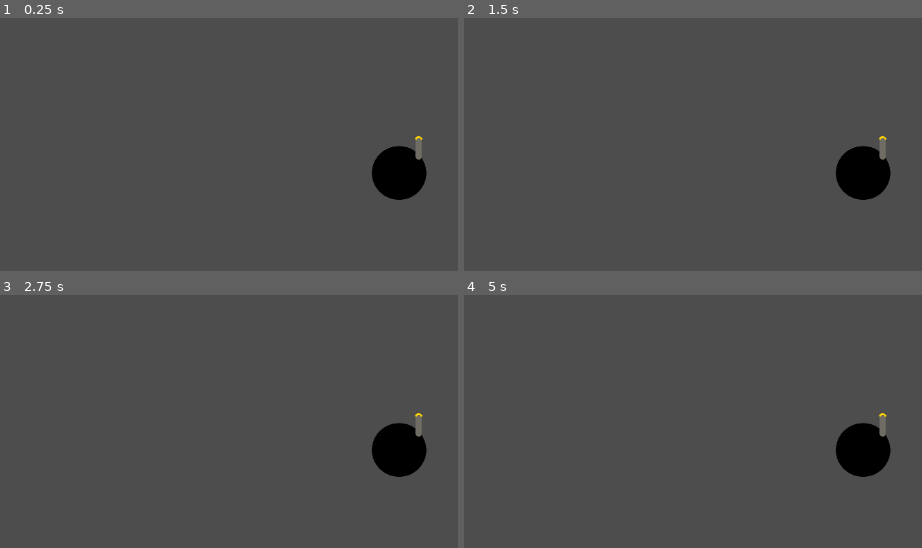
Above: before the commit, frames 1-4 (two rows, left to right).
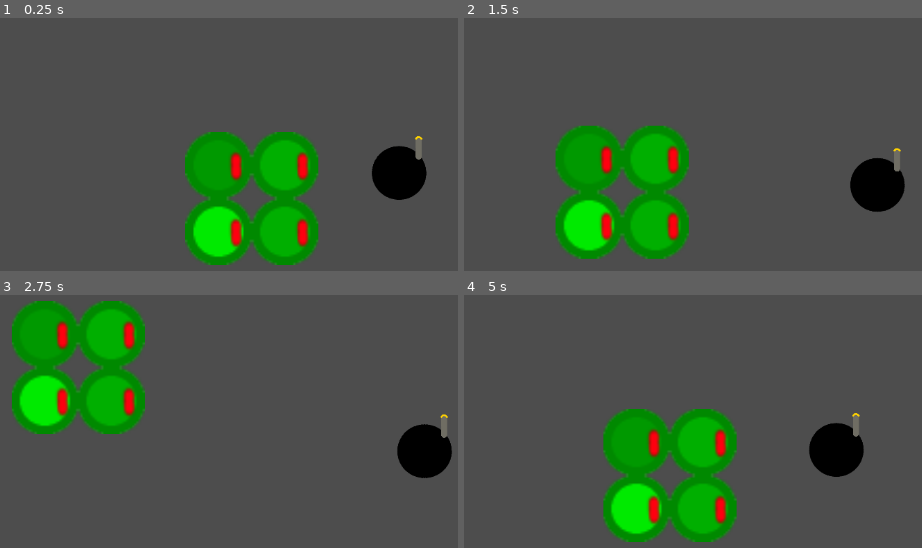
Above: after the commit, the same moments.

Repository: Ambershope/Godot-playground
Game: Godot game, scene res://Scenes/Game.tscn
The game is run twice, just before and just after one commit, with the same random seed, the same clock (stepped at 60 frames per second) and the same inputs.
Inputs:
- Up to frame 1 (0.25 s): no input
- Up to frame 2 (1.5 s): tap Enter at 0.5 s; hold D (Right) 0.53-1.28 s; hold S (Down) from 1.28 s (still down)
- Up to frame 3 (2.75 s): release S (Down) at 2.03 s; hold D (Right) from 2.03 s (still down)
- Up to frame 4 (5 s): release D (Right) at 2.78 s; hold W (Up) 2.78-3.53 s; hold A (Left) from 3.53 s (still down)

The runs differ from the first frame. In frame 1, 13% of the frame differs, in the area x 40-70%, y 45-98%; in frame 2, 15%; in frame 3, 15%; in frame 4, 15%, in the area x 30-94%, y 45-98%.

Commit message:
basic player movement

Diff:
--- a/Scenes/Game.tscn
+++ b/Scenes/Game.tscn
@@ -1,10 +1,26 @@
-[gd_scene load_steps=2 format=3 uid="uid://bkxyewpl5xene"]
+[gd_scene load_steps=4 format=3 uid="uid://bkxyewpl5xene"]
 
 [ext_resource type="PackedScene" uid="uid://b5nmi6t72u118" path="res://Scenes/Main charecter.tscn" id="1_aacbh"]
+[ext_resource type="Texture2D" uid="uid://d2rbpqcbic5yj" path="res://Assets/DevArt/CharacterTMP.png" id="2_ekryg"]
+
+[sub_resource type="RectangleShape2D" id="RectangleShape2D_mq0vq"]
+size = Vector2(67, 65)
 
 [node name="Game" type="Node2D"]
 
 [node name="Player" parent="." instance=ExtResource("1_aacbh")]
 
-[node name="Camera2D" type="Camera2D" parent="."]
+[node name="Camera2D2" type="Camera2D" parent="Player"]
 zoom = Vector2(3, 3)
+position_smoothing_enabled = true
+
+[node name="StaticBody2D" type="StaticBody2D" parent="."]
+position = Vector2(-24, -8)
+
+[node name="Sprite2D" type="Sprite2D" parent="StaticBody2D"]
+position = Vector2(-47, 20)
+texture = ExtResource("2_ekryg")
+
+[node name="CollisionShape2D" type="CollisionShape2D" parent="StaticBody2D"]
+position = Vector2(-47.5, 20.5)
+shape = SubResource("RectangleShape2D_mq0vq")
--- a/Scripts/Player_Movement.gd
+++ b/Scripts/Player_Movement.gd
@@ -1,13 +1,22 @@
 extends CharacterBody2D
 
 
-@export var maxSpeed: float = 100
-@export var acceleraton: float = 10
+const maxSpeed = 70
+const acceleraton = 10
 
-# Get the gravity from the project settings to be synced with RigidBody nodes.
-var gravity = ProjectSettings.get_setting("physics/2d/default_gravity")
+var input: Vector2
 
+func calcMovementVector():
+	input.x = Input.get_action_strength("Right") - Input.get_action_strength("Left")
+	input.y = Input.get_action_strength("Down") - Input.get_action_strength("Up")
+	return input.normalized()
+
+func processMovementVector(delta):
+	var playerVector = calcMovementVector()
+
+	velocity = lerp(velocity, playerVector * maxSpeed, delta * acceleraton)
+
+	move_and_slide()
 
 func _physics_process(delta):
-	var direction: Vector2 = Input.get_vector("Up", "Down", "Left", "Right")
-	move_and_slide()
+	processMovementVector(delta)
--- a/project.godot
+++ b/project.godot
@@ -15,25 +15,37 @@
 config/features=PackedStringArray("4.2", "Forward Plus")
 config/icon="res://icon.svg"
 
+[display]
+
+window/vsync/vsync_mode=0
+
 [input]
 
 Up={
 "deadzone": 0.5,
 "events": [Object(InputEventKey,"resource_local_to_scene":false,"resource_name":"","device":-1,"window_id":0,"alt_pressed":false,"shift_pressed":false,"ctrl_pressed":false,"meta_pressed":false,"pressed":false,"keycode":0,"physical_keycode":87,"key_label":0,"unicode":119,"echo":false,"script":null)
+, Object(InputEventKey,"resource_local_to_scene":false,"resource_name":"","device":0,"window_id":0,"alt_pressed":false,"shift_pressed":false,"ctrl_pressed":false,"meta_pressed":false,"pressed":false,"keycode":0,"physical_keycode":4194320,"key_label":0,"unicode":0,"echo":false,"script":null)
 ]
 }
 Left={
 "deadzone": 0.5,
 "events": [Object(InputEventKey,"resource_local_to_scene":false,"resource_name":"","device":-1,"window_id":0,"alt_pressed":false,"shift_pressed":false,"ctrl_pressed":false,"meta_pressed":false,"pressed":false,"keycode":0,"physical_keycode":65,"key_label":0,"unicode":97,"echo":false,"script":null)
+, Object(InputEventKey,"resource_local_to_scene":false,"resource_name":"","device":0,"window_id":0,"alt_pressed":false,"shift_pressed":false,"ctrl_pressed":false,"meta_pressed":false,"pressed":false,"keycode":0,"physical_keycode":4194319,"key_label":0,"unicode":0,"echo":false,"script":null)
 ]
 }
 Right={
 "deadzone": 0.5,
-"events": [Object(InputEventKey,"resource_local_to_scene":false,"resource_name":"","device":-1,"window_id":0,"alt_pressed":false,"shift_pressed":false,"ctrl_pressed":false,"meta_pressed":false,"pressed":false,"keycode":68,"physical_keycode":68,"key_label":68,"unicode":100,"echo":false,"script":null)
+"events": [Object(InputEventKey,"resource_local_to_scene":false,"resource_name":"","device":0,"window_id":0,"alt_pressed":false,"shift_pressed":false,"ctrl_pressed":false,"meta_pressed":false,"pressed":false,"keycode":0,"physical_keycode":4194321,"key_label":0,"unicode":0,"echo":false,"script":null)
+, Object(InputEventKey,"resource_local_to_scene":false,"resource_name":"","device":-1,"window_id":0,"alt_pressed":false,"shift_pressed":false,"ctrl_pressed":false,"meta_pressed":false,"pressed":false,"keycode":0,"physical_keycode":68,"key_label":0,"unicode":100,"echo":false,"script":null)
 ]
 }
 Down={
 "deadzone": 0.5,
 "events": [Object(InputEventKey,"resource_local_to_scene":false,"resource_name":"","device":-1,"window_id":0,"alt_pressed":false,"shift_pressed":false,"ctrl_pressed":false,"meta_pressed":false,"pressed":false,"keycode":0,"physical_keycode":83,"key_label":0,"unicode":115,"echo":false,"script":null)
+, Object(InputEventKey,"resource_local_to_scene":false,"resource_name":"","device":0,"window_id":0,"alt_pressed":false,"shift_pressed":false,"ctrl_pressed":false,"meta_pressed":false,"pressed":false,"keycode":0,"physical_keycode":4194322,"key_label":0,"unicode":0,"echo":false,"script":null)
 ]
 }
+
+[physics]
+
+common/physics_jitter_fix=1.0
Not shown: 1 places in Scenes/Main charecter.tscn that only renumber resources
